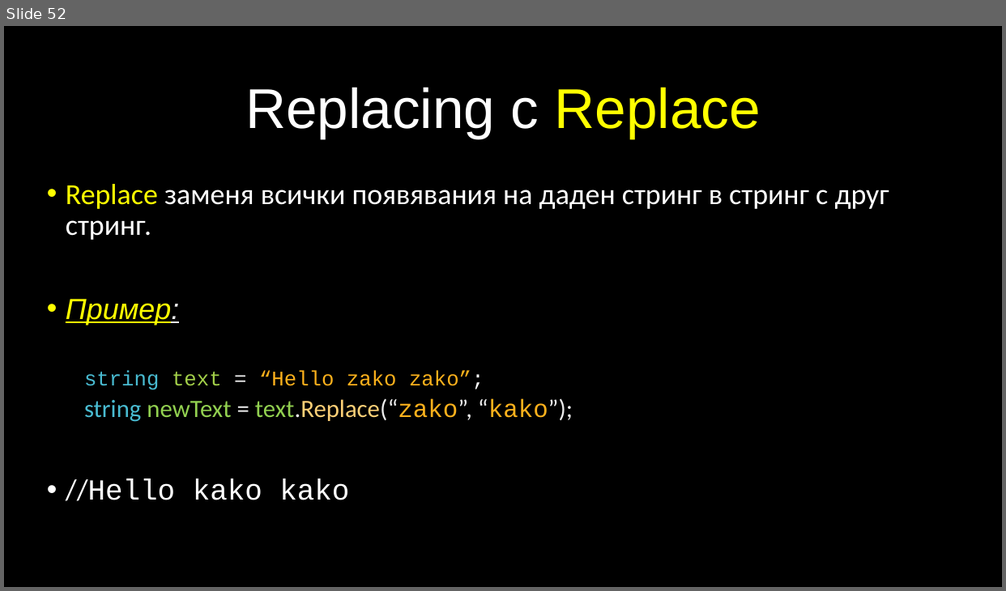
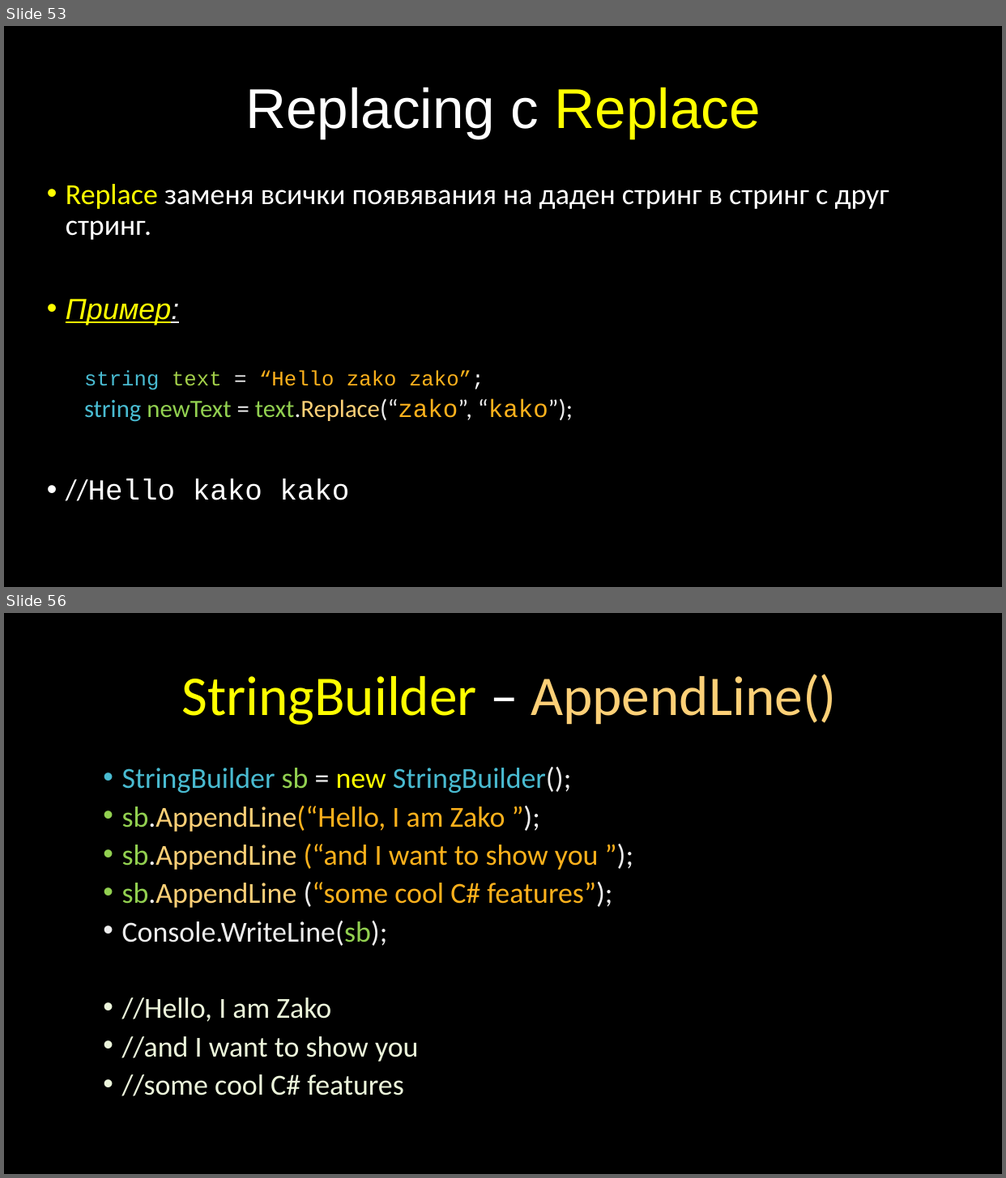
Before and after one commit to velizar92/CSharp-Programming-Presentations, a slide deck: C# Intermediate.pptx. Shown one above the other, each under a label of ours: slide 52 before the commit, slides 53 and 56 after it; the slides between them are not shown. The pictures are 1006x591 and 1006x1178 pixels, drawn with LibreOffice and Linux fonts; fonts in the diff are those of the drawing; background and template pictures are left out. Boxes give left, top, right and bottom in pixels: in the first picture for what was removed or moved away, otherwise in the second. Text is boxed around its words. In the diff, an @@ line names an element or a change of style, - is before the commit and + after.

Commit message:
Latest updates on C# Intermediate -> Text Processing lecture

```diff
--- a/C# Intermediate.pptx
+++ b/C# Intermediate.pptx
@@ slide 56 added at bbox=[4, 613, 1002, 1174], background picture (left out) @@
@@ title added at bbox=[181, 674, 837, 725], 54 pt, text #FFFF00 @@
+StringBuilder – AppendLine()
@@ text added at bbox=[122, 767, 612, 1097], 28 pt, text #FCB11C @@
+• StringBuilder sb = new StringBuilder();
+• sb.AppendLine(“Hello, I am Zako ”);
+• sb.AppendLine (“and I want to show you ”);
+• sb.AppendLine (“some cool C# features”);
+• Console.WriteLine(sb);
+• //Hello, I am Zako
+• //and I want to show you
+• //some cool C# features
@@ what was slide 52 is now slide 53 @@
```
Also in this commit, not shown: 8 other slides added.
